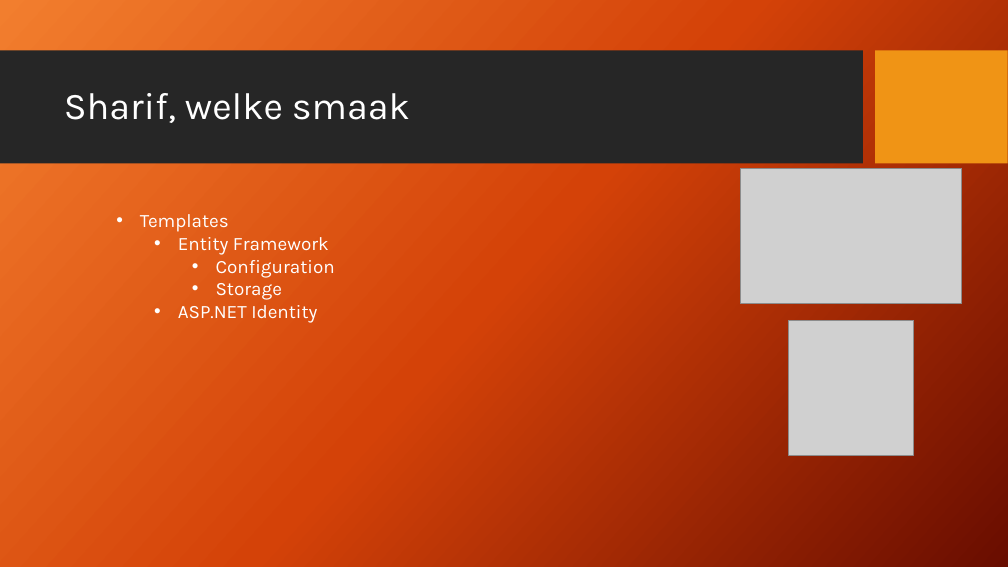
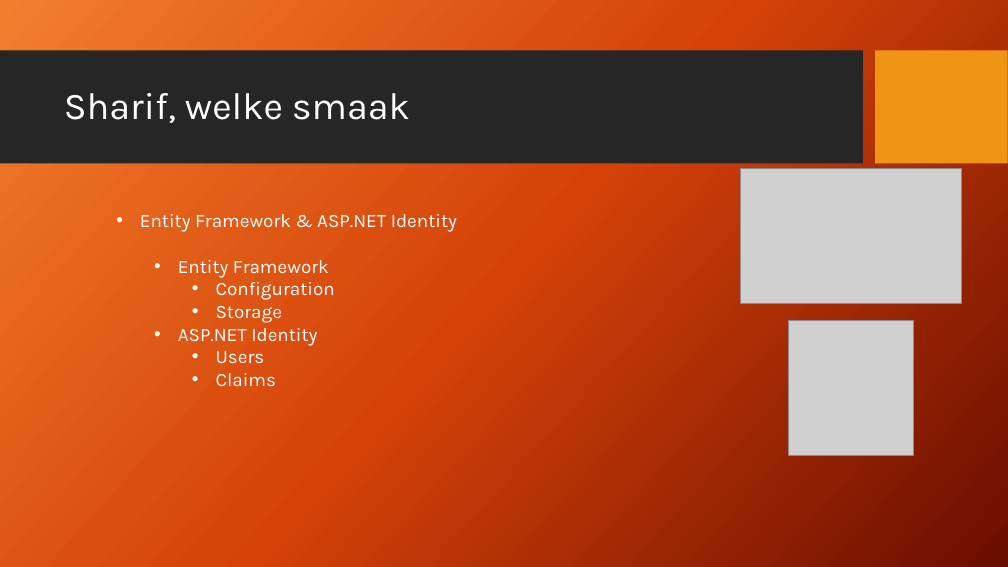
Before and after one commit to mrozenbeek/TechoramaSessie2019, a slide deck: slide 4 of Presentation/Techorama sessie 2019_RoMe.pptx (slide 10 before the commit). Drawn at 1008x567 pixels with LibreOffice and Linux fonts; fonts in the diff are those of the drawing; grey boxes stand for pictures; background and template pictures are left out. Boxes give left, top, right and bottom in pixels: in the first picture for what was removed or moved away, otherwise in the second. Text is boxed around its words. In the diff, an @@ line names an element or a change of style, - is before the commit and + after.

```diff
--- a/Presentation/Techorama sessie 2019_RoMe.pptx
+++ b/Presentation/Techorama sessie 2019_RoMe.pptx
@@ text at box(140, 214, 457, 232): text changed @@
-• Templates
+• Entity Framework & ASP.NET Identity
@@ text at box(216, 351, 276, 387): paragraphs added @@
+    • Users
+    • Claims
```
Also in this commit, not shown: 2 other slides changed, 1 slide added, 6 slides removed, 14 other files.
